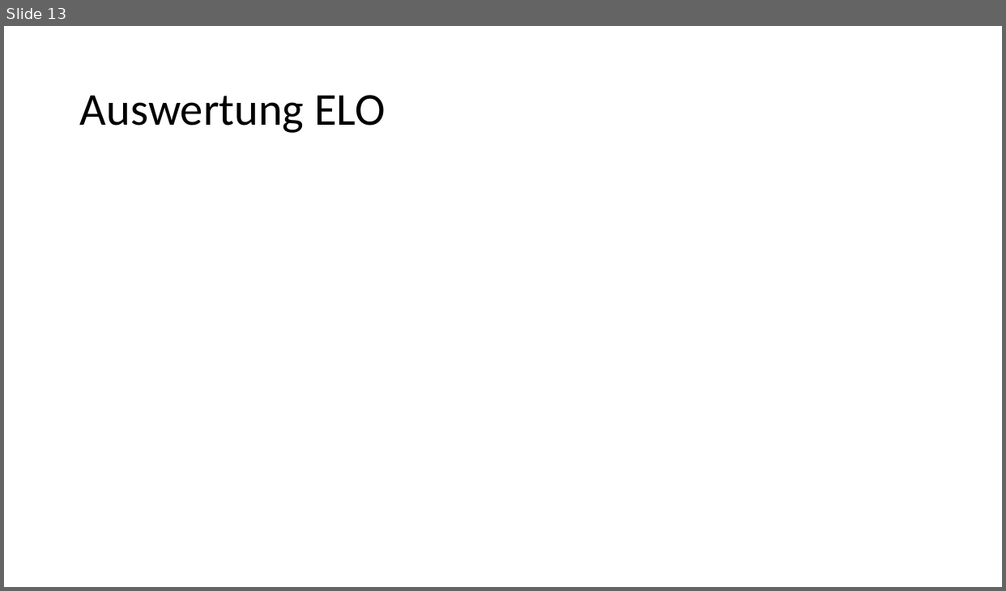
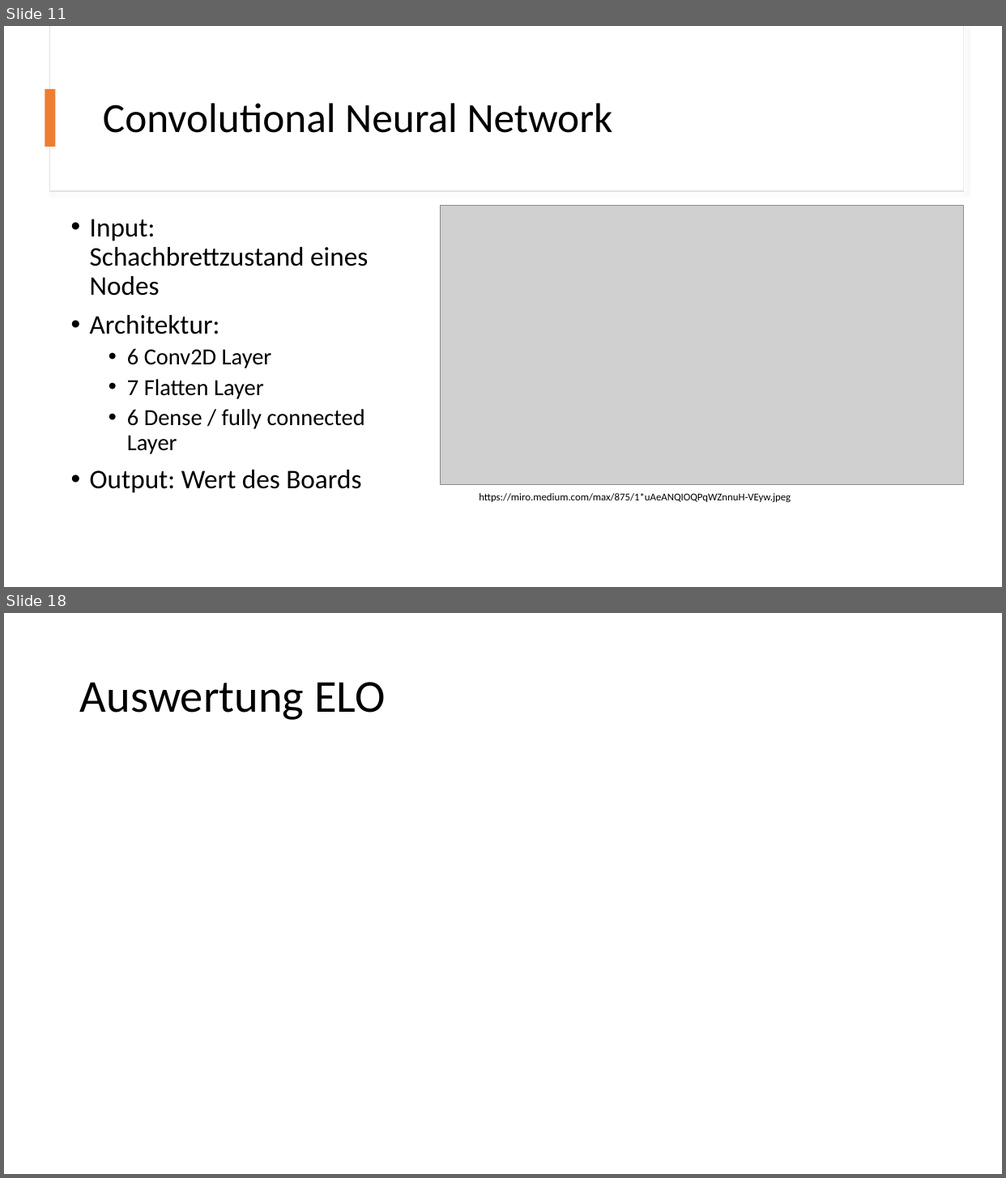
Before and after one commit to Brebeck-Jan/chessmaster, a slide deck: Präsentationen/Abschlusspräsentation/Chessmaster_Abschluss.pptx. Shown one above the other, each under a label of ours: slide 13 before the commit, slides 11 and 18 after it; the slides between them are not shown. The pictures are 1006x591 and 1006x1178 pixels, drawn with LibreOffice and Linux fonts; fonts in the diff are those of the drawing; grey boxes stand for pictures. Boxes give left, top, right and bottom in pixels: in the first picture for what was removed or moved away, otherwise in the second. Text is boxed around its words. In the diff, an @@ line names an element or a change of style, - is before the commit and + after.

```diff
--- a/Präsentationen/Abschlusspräsentation/Chessmaster_Abschluss.pptx
+++ b/Präsentationen/Abschlusspräsentation/Chessmaster_Abschluss.pptx
@@ slide 11 added at bbox=[4, 26, 1002, 587], background #FFFFFF @@
@@ rectangle added at bbox=[49, 26, 964, 191], fill #FFFFFF, outline #E1E1E1 1 pt @@
@@ rectangle added at bbox=[50, 26, 964, 190], fill #FFFFFF @@
@@ rectangle added at bbox=[45, 89, 56, 147], fill #ED7D31 @@
@@ title added at bbox=[103, 103, 613, 133], 40 pt, text #000000 @@
+Convolutional Neural Network
@@ text added at bbox=[90, 219, 368, 493], 25.9 pt, text #000000 @@
+• Input: Schachbrettzustand eines Nodes
+• Architektur:
+  • 6 Conv2D Layer
+  • 7 Flatten Layer
+  • 6 Dense / fully connected Layer
+• Output: Wert des Boards
@@ picture added at bbox=[440, 205, 964, 485] @@
@@ text added at bbox=[479, 493, 791, 503], 10 pt, text #000000 @@
+https://miro.medium.com/max/875/1*uAeANQIOQPqWZnnuH-VEyw.jpeg
@@ what was slide 13 is now slide 18 @@
```
Also in this commit, not shown: 11 slides changed, 11 other slides added, 5 slides removed.
